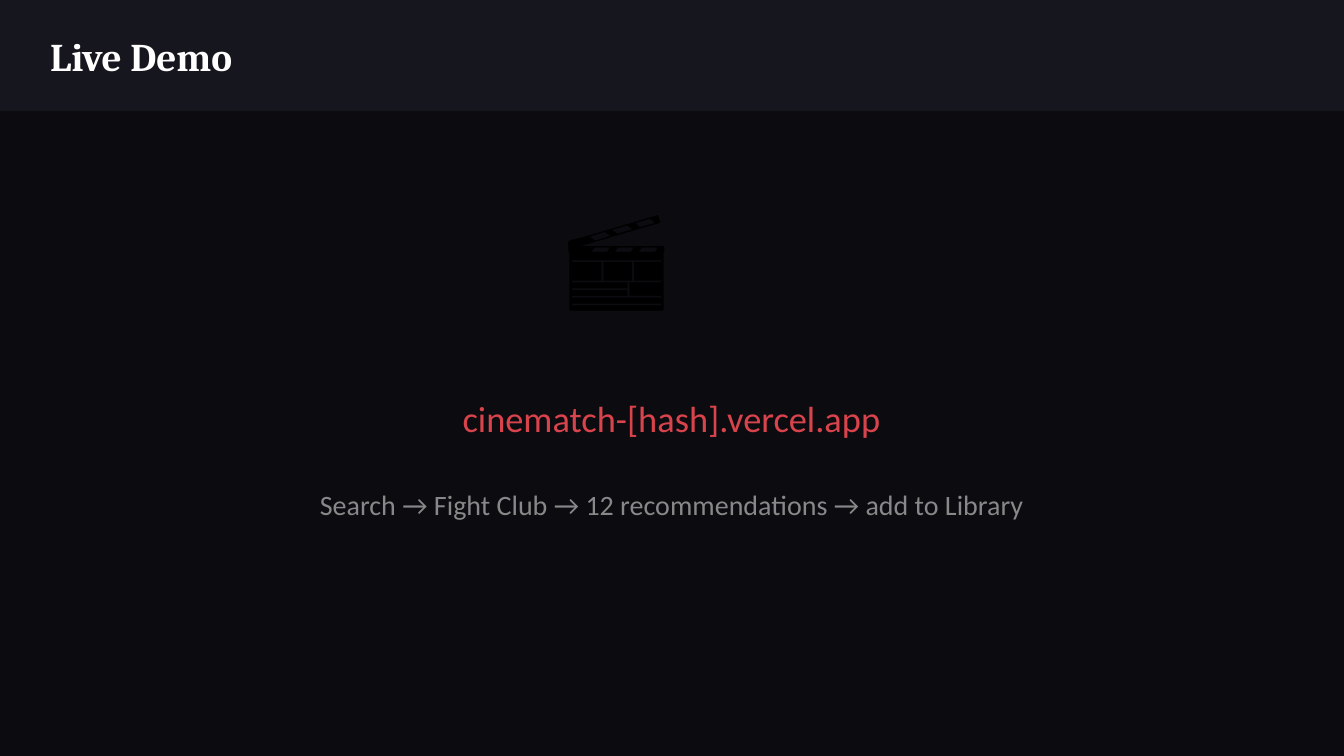
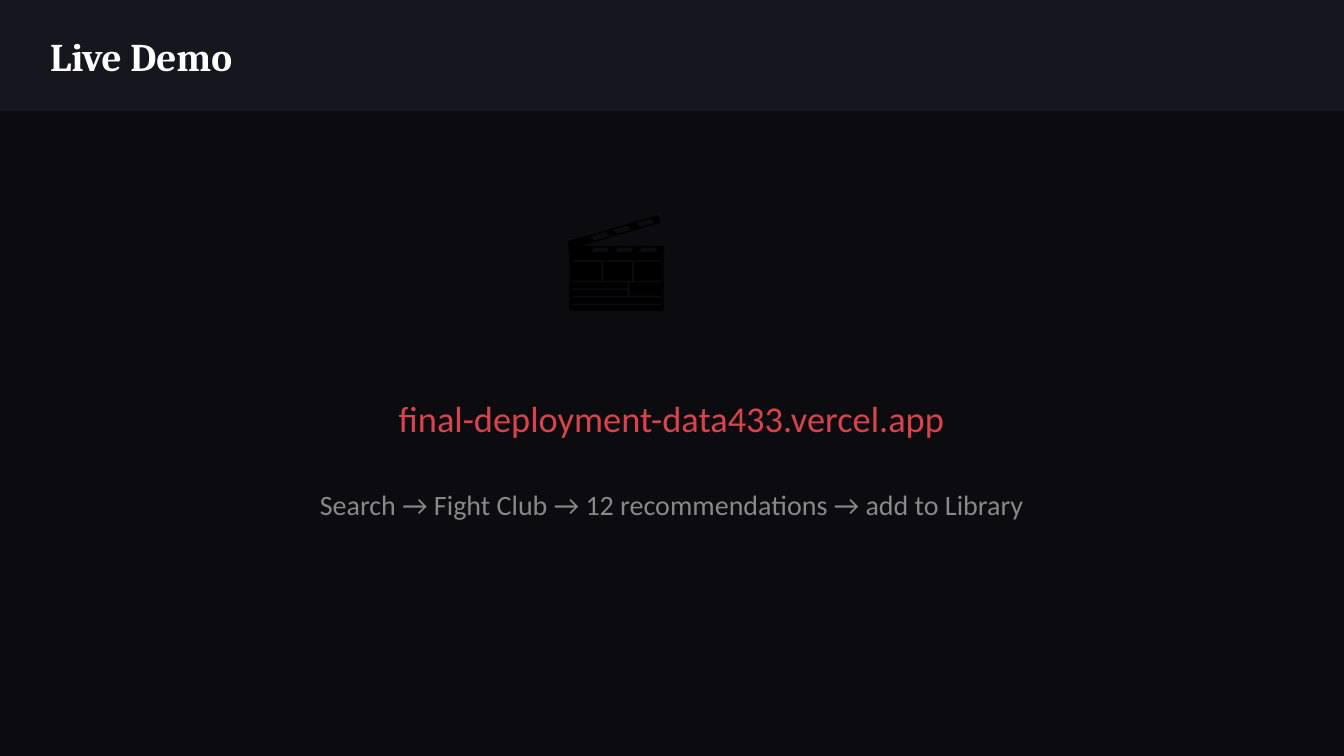
Before and after one commit to mathewjblevins/FinalDeploymentData433, a slide deck: slide 3 of presentation/cinematch_milestone5.pptx. Drawn at 1344x756 pixels with LibreOffice and Linux fonts; fonts in the diff are those of the drawing. Boxes give left, top, right and bottom in pixels: in the first picture for what was removed or moved away, otherwise in the second. Text is boxed around its words. In the diff, an @@ line names an element or a change of style, - is before the commit and + after.

```diff
--- a/presentation/cinematch_milestone5.pptx
+++ b/presentation/cinematch_milestone5.pptx
@@ text at [399,406,944,438]: text changed @@
-cinematch-[hash].vercel.app
+final-deployment-data433.vercel.app
```
Also in this commit, not shown: 1 other slide changed, 4 other files.
